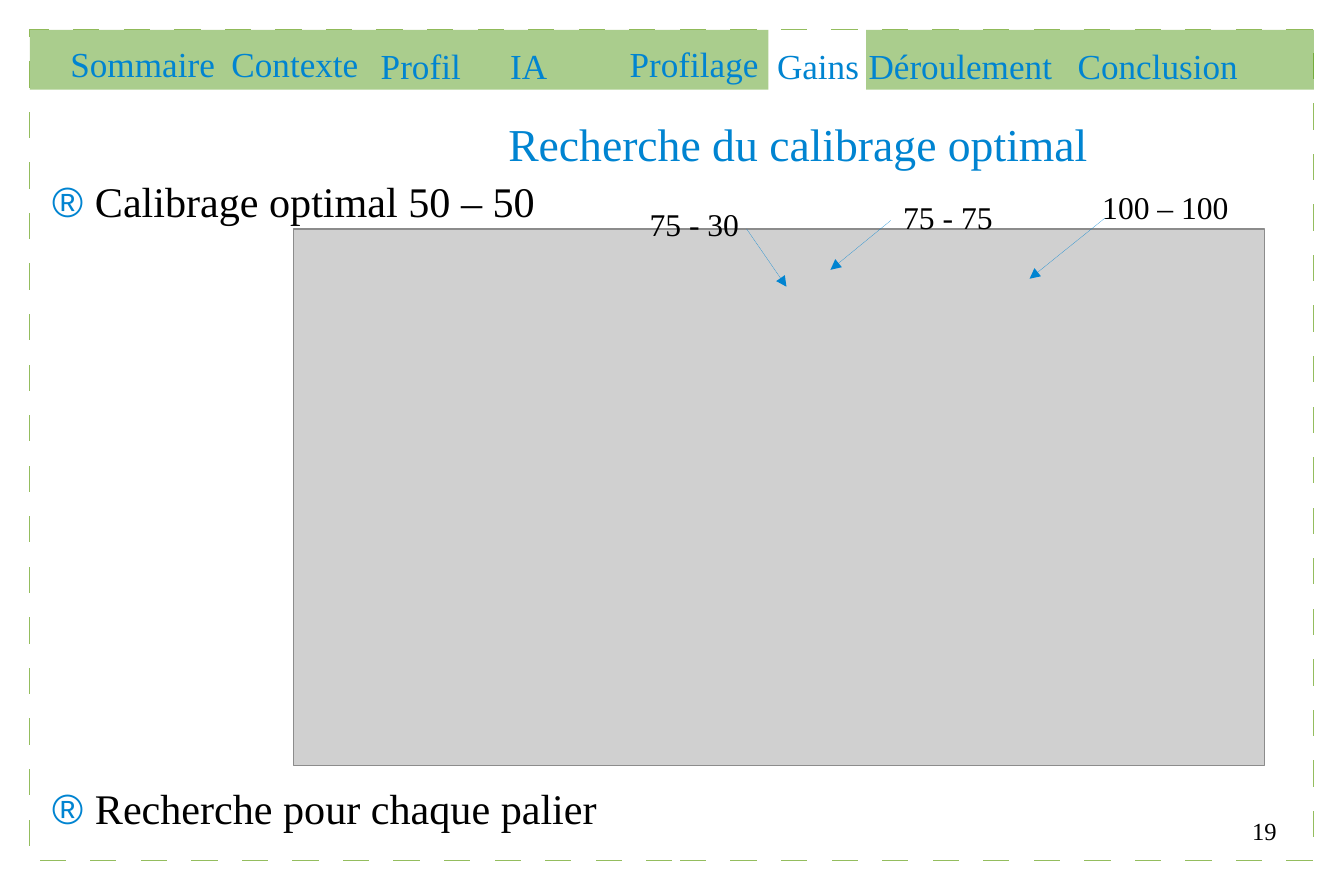
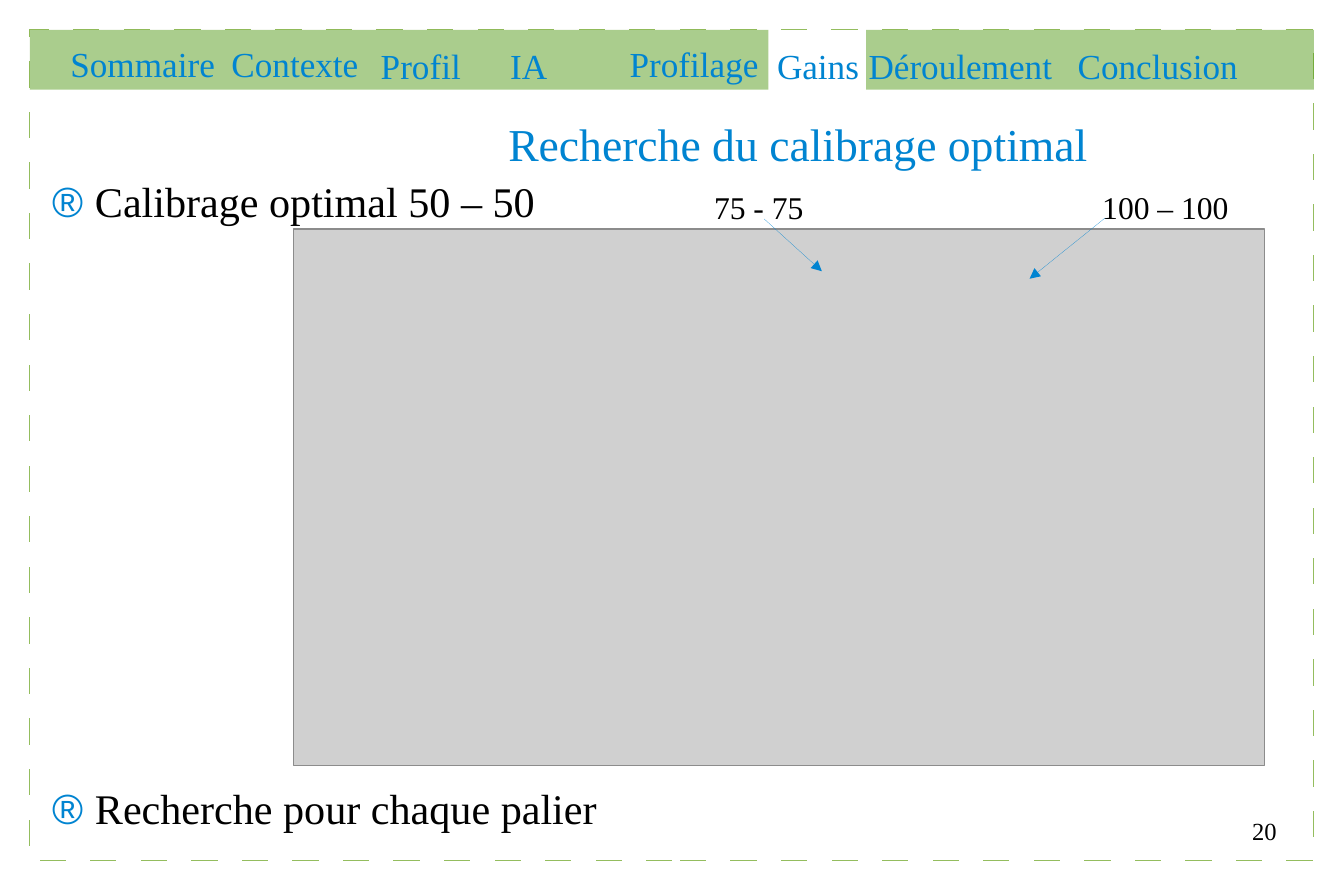
Before and after one commit to Gouga34/TERM1_Poker, a slide deck: slide 20 of Soutenance/presentation.odp (slide 19 before the commit). Drawn at 1344x896 pixels with LibreOffice and Linux fonts; fonts in the diff are those of the drawing; grey boxes stand for pictures. Boxes give left, top, right and bottom in pixels: in the first picture for what was removed or moved away, otherwise in the second. Text is boxed around its words. In the diff, an @@ line names an element or a change of style, - is before the commit and + after.

```diff
--- a/Soutenance/presentation.odp
+++ b/Soutenance/presentation.odp
@@ text "75 - 75" rewrapped from [903, 208, 993, 235] to [714, 198, 804, 220] @@
@@ text removed at [650, 212, 739, 237] @@
-75 - 30
@@ arrow removed from (747, 229) to (786, 287) @@
@@ arrow moved from (891, 220) - (831, 269) to (764, 219) - (822, 272) @@
@@ page number at [1252, 823, 1277, 841]: text changed @@
-19
+20
```
Also in this commit, not shown: 8 other slides changed, 1 slide added, 2 other files.
